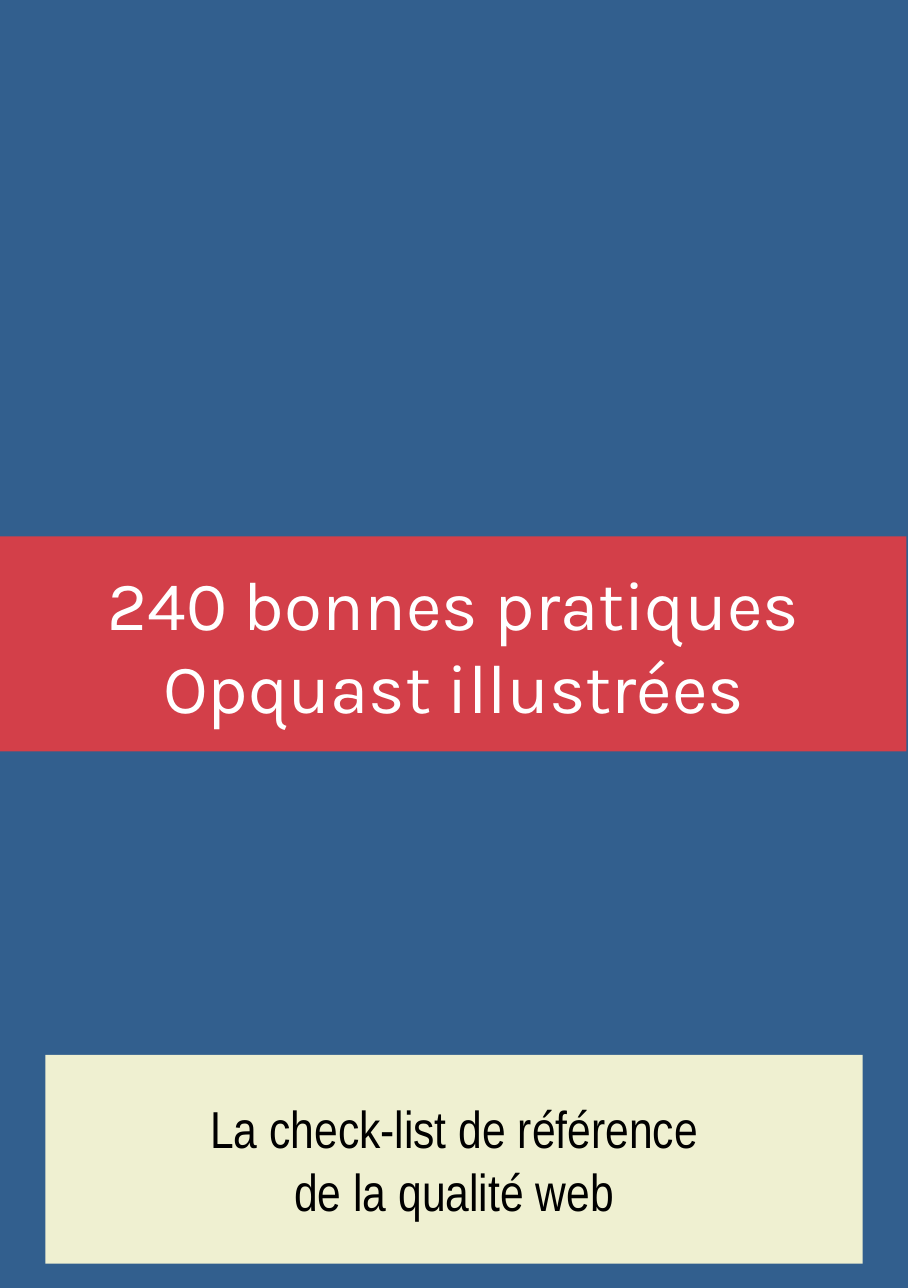
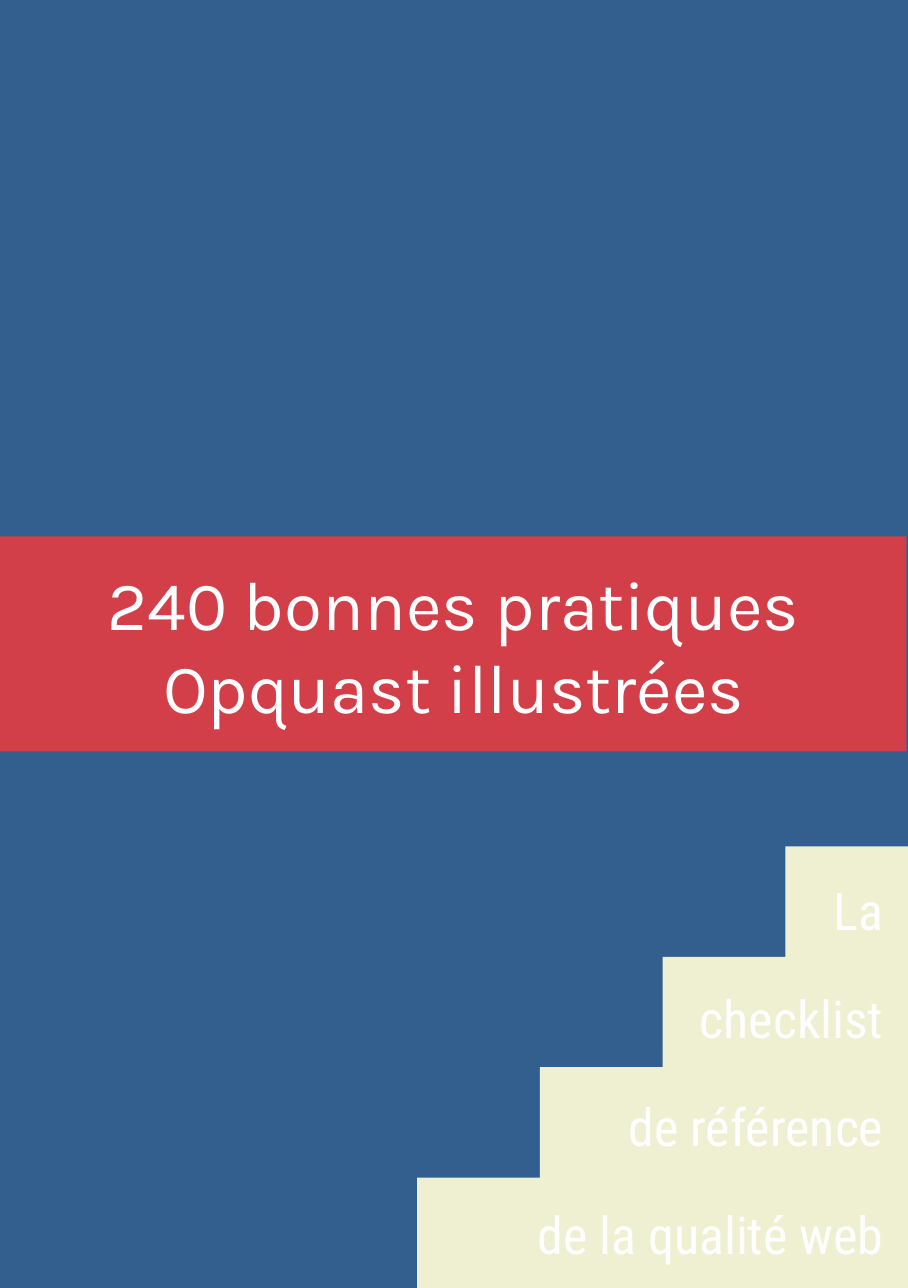
Before and after one commit to Zigazou/bonnes-pratiques-illustrees, a slide deck: slide 1 of bonnes-pratiques.odp. Drawn at 908x1288 pixels with LibreOffice and Linux fonts; fonts in the diff are those of the drawing. Boxes give left, top, right and bottom in pixels: in the first picture for what was removed or moved away, otherwise in the second. Text is boxed around its words. In the diff, an @@ line names an element or a change of style, - is before the commit and + after.

```diff
--- a/bonnes-pratiques.odp
+++ b/bonnes-pratiques.odp
@@ freeform shape added at (417, 846, 908, 1286), fill #EFF0D1 @@
@@ subtitle removed at (45, 1054, 861, 1263) @@
-La check-list de référence
-de la qualité web
```
Also in this commit, not shown: 24 other slides changed, 36 slides added, 7 other files.
